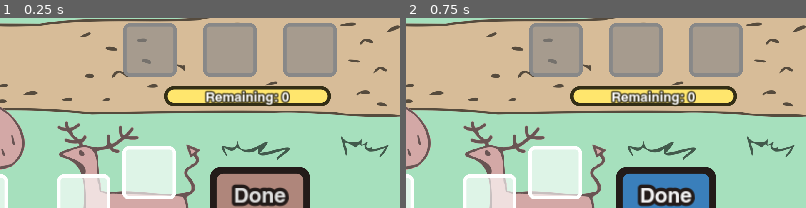
Above: before the commit, frames 1-2 (left to right).
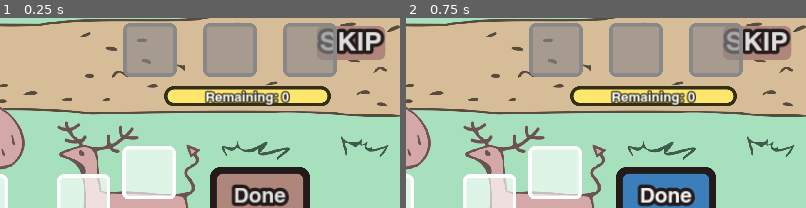
Above: after the commit, the same moments.

Repository: Sugo98/godot-77
Game: Godot game, scene res://game_logic/basic_level.tscn
Two runs of this game, one before a commit and one after it. Both use one fixed random seed, a clock stepped at 60 frames per second and the inputs below. This scene is started directly instead of the project's main scene.
Inputs:
- Up to frame 1 (0.25 s): no input
- Up to frame 2 (0.75 s): click "Done" at 0.5 s
The pictures show only the part of the screen within x 50-100%, y 41-91%; the shares and areas given below are measured in that part.

The runs differ from the first frame. In frame 1, 2.6% of the frame differs, in the area x 79-97%, y 4-23%; in frame 2, 2.6%.
Error in both runs: Invalid access to property or key 'wood_slots' on a base object of type 'Nil'. (res://game_logic/basic_level_logic.gd:71)

Commit message:
solve bug 2

Diff:
--- a/dice_logic/dice_face.gd
+++ b/dice_logic/dice_face.gd
@@ -83,7 +83,7 @@
 
 func _gui_input(event):
 	if event is InputEventMouseButton:
-		if event.button_index == MOUSE_BUTTON_RIGHT and event.pressed:
+		if event.button_index == MOUSE_BUTTON_RIGHT and event.pressed and not get_parent().is_shopping:
 			come_back_home()
 
 func come_back_home():
--- a/game_logic/basic_level.tscn
+++ b/game_logic/basic_level.tscn
@@ -383,7 +383,6 @@
 bus = &"Music"
 
 [node name="Button" type="Button" parent="."]
-visible = false
 layout_mode = 0
 offset_left = 1720.0
 offset_top = 562.0
--- a/merchant/merchant.gd
+++ b/merchant/merchant.gd
@@ -40,6 +40,8 @@
 		selling_faces.append(new_face)
 		market_slots[i].shopkeeper = self
 	shopping_is_ended = false
+	for slot in market_slots:
+		slot.is_shopping = true
 	start_back_ground_music()
 	create_night_sky()
 	fade_in()
